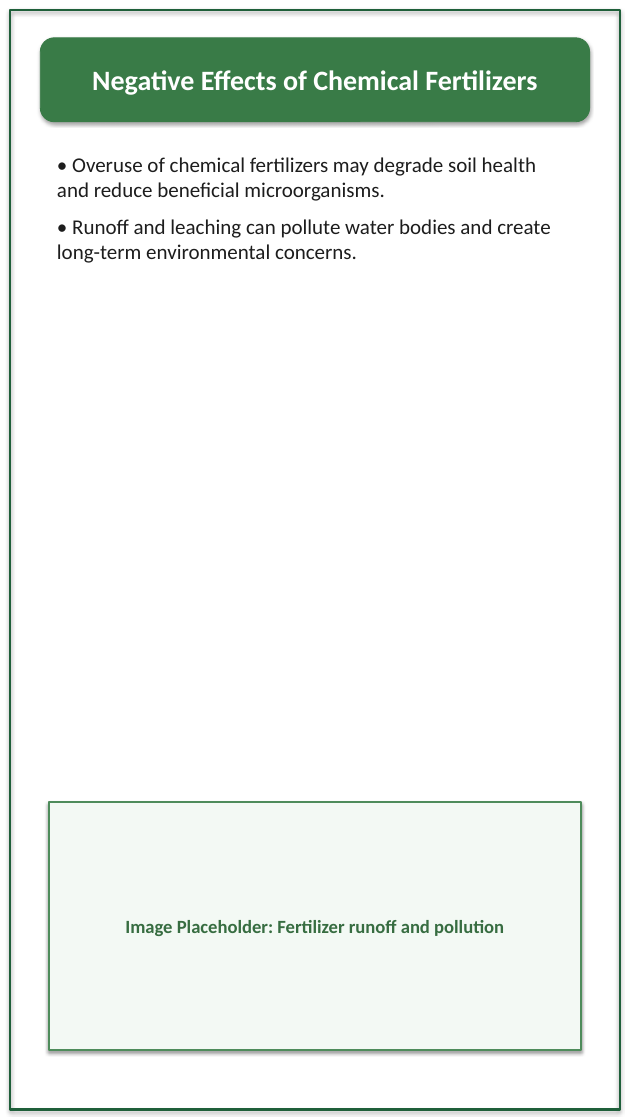
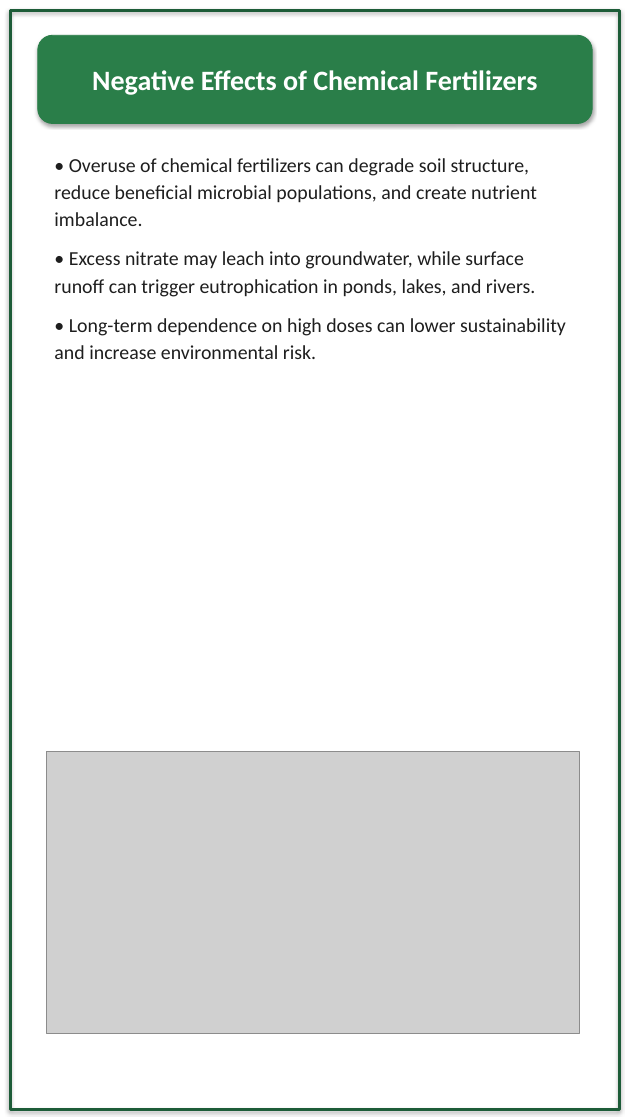
Before and after one commit to rpraut2008-stack/Vinsmoke, a slide deck: slide 17 of Effects_of_Urea_on_Plant_Growth.pptx. Drawn at 630x1120 pixels with LibreOffice and Linux fonts; fonts in the diff are those of the drawing; grey boxes stand for pictures. Boxes give left, top, right and bottom in pixels: in the first picture for what was removed or moved away, otherwise in the second. Text is boxed around its words. In the diff, an @@ line names an element or a change of style, - is before the commit and + after.

```diff
--- a/Effects_of_Urea_on_Plant_Growth.pptx
+++ b/Effects_of_Urea_on_Plant_Growth.pptx
@@ rectangle at <box>10,10,620,1110</box>: outline #1F5F3A 2.2 pt to #1D5C38 2.5 pt @@
@@ rounded rectangle "Negative Effects of Chemical Fertilizers" at <box>38,35,592,123</box>: fill #397B47 to #2A7E49; outline #397B47 0.75 pt to #2A7E49 0.75 pt @@
@@ text at <box>54,158,566,359</box>: text changed; size 18 to 17 pt; text colour #1D1D1D to #1E1E1E @@
-• Overuse of chemical fertilizers may degrade soil health and reduce beneficial microorganisms.
-• Runoff and leaching can pollute water bodies and create long-term environmental concerns.
+• Overuse of chemical fertilizers can degrade soil structure, reduce beneficial microbial populations, and create nutrient imbalance.
+• Excess nitrate may leach into groundwater, while surface runoff can trigger eutrophication in ponds, lakes, and rivers.
+• Long-term dependence on high doses can lower sustainability and increase environmental risk.
@@ picture added at <box>46,752,580,1033</box> @@
@@ rectangle removed at <box>49,802,581,1050</box> @@
-Image Placeholder: Fertilizer runoff and pollution
```
Also in this commit, not shown: 10 other slides changed, 12 slides added, 12 slides removed.
